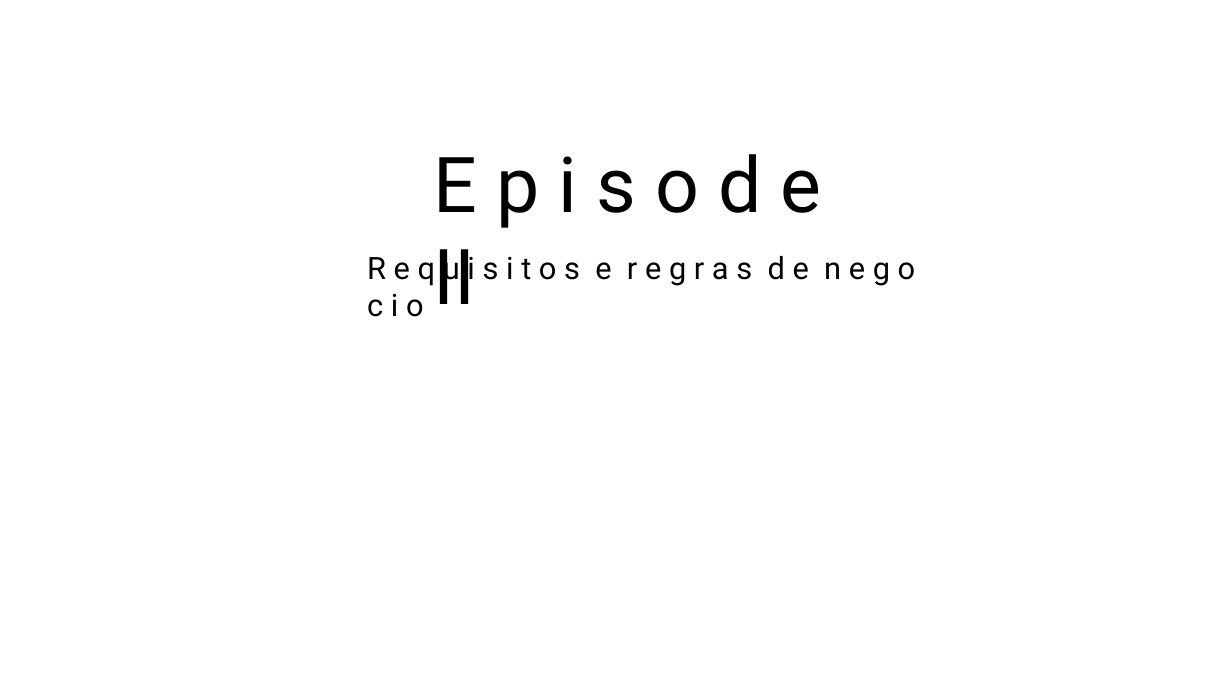
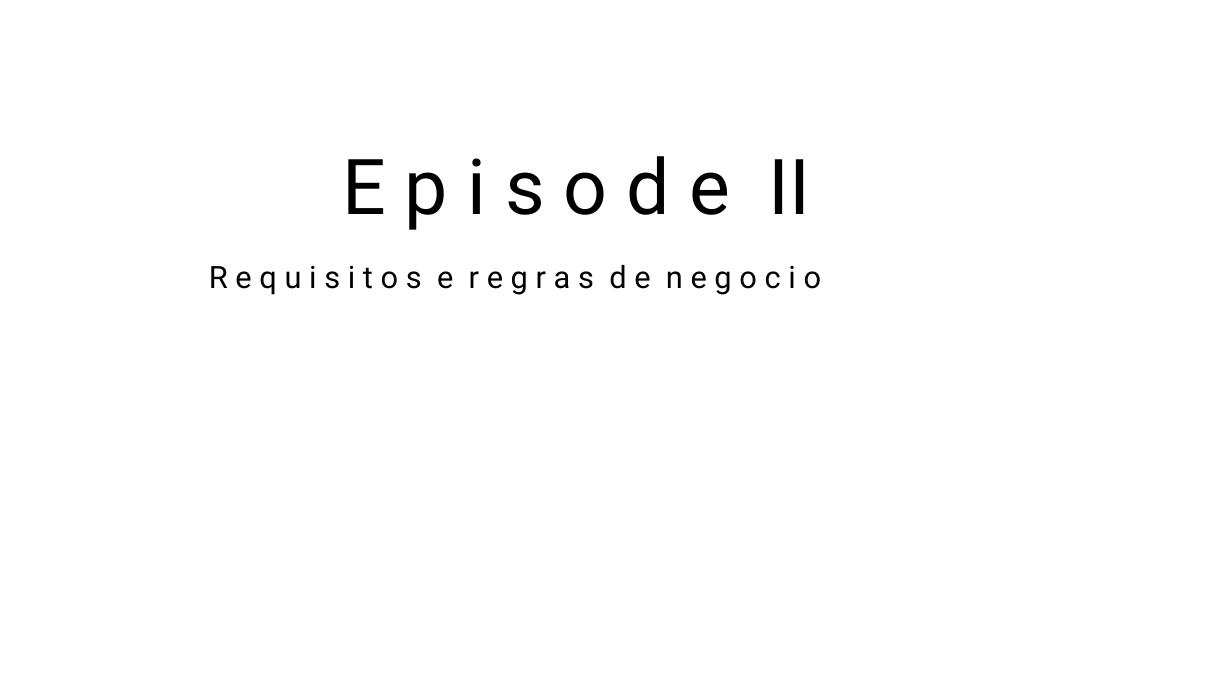
Before and after one commit to daniellygj/Fatec, a slide deck: slide 5 of 3º Semestre/Programação em Banco de Dados/Projeto/Apresentação.pptx. Drawn at 1232x693 pixels with LibreOffice and Linux fonts; fonts in the diff are those of the drawing; background and template pictures are left out. Boxes give left, top, right and bottom in pixels: in the first picture for what was removed or moved away, otherwise in the second. Text is boxed around its words. In the diff, an @@ line names an element or a change of style, - is before the commit and + after.

```diff
--- a/3º Semestre/Programação em Banco de Dados/Projeto/Apresentação.pptx
+++ b/3º Semestre/Programação em Banco de Dados/Projeto/Apresentação.pptx
@@ text "E p i s o ..." rewrapped from bbox=[434, 154, 822, 304] to bbox=[342, 156, 810, 230] @@
@@ text "R e q u i ..." rewrapped from bbox=[367, 252, 916, 317] to bbox=[209, 265, 822, 295] @@
```
Also in this commit, not shown: 14 other slides changed, 5 slides added, 4 slides removed.
